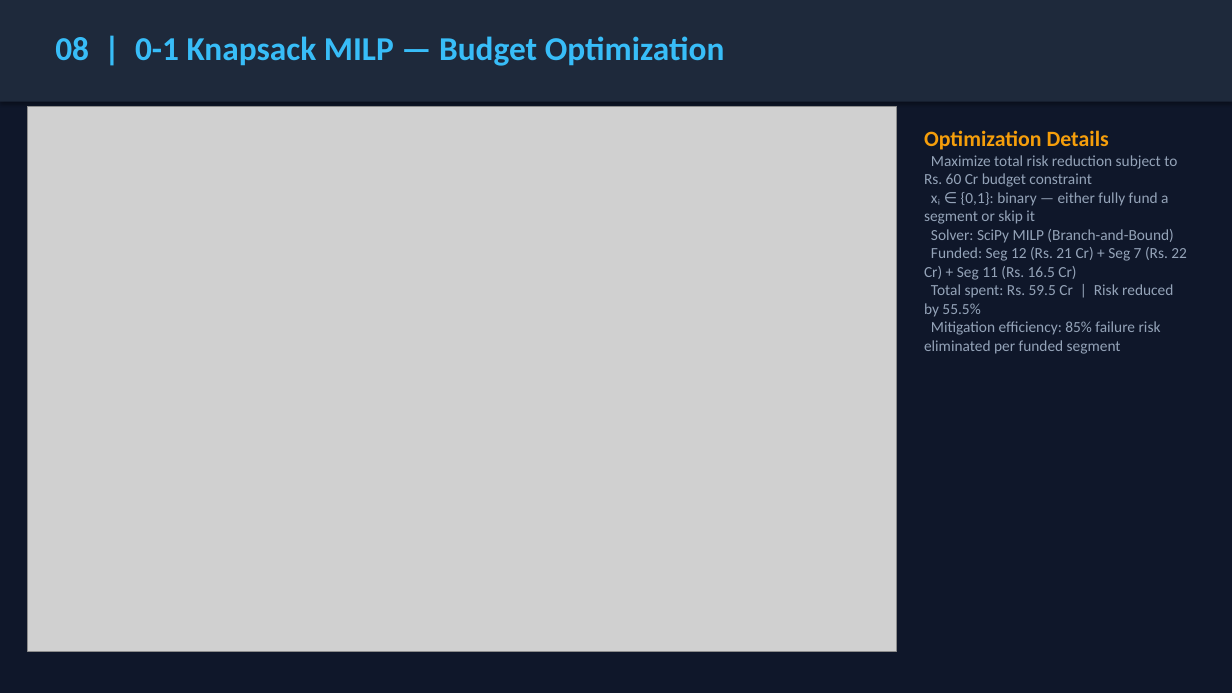
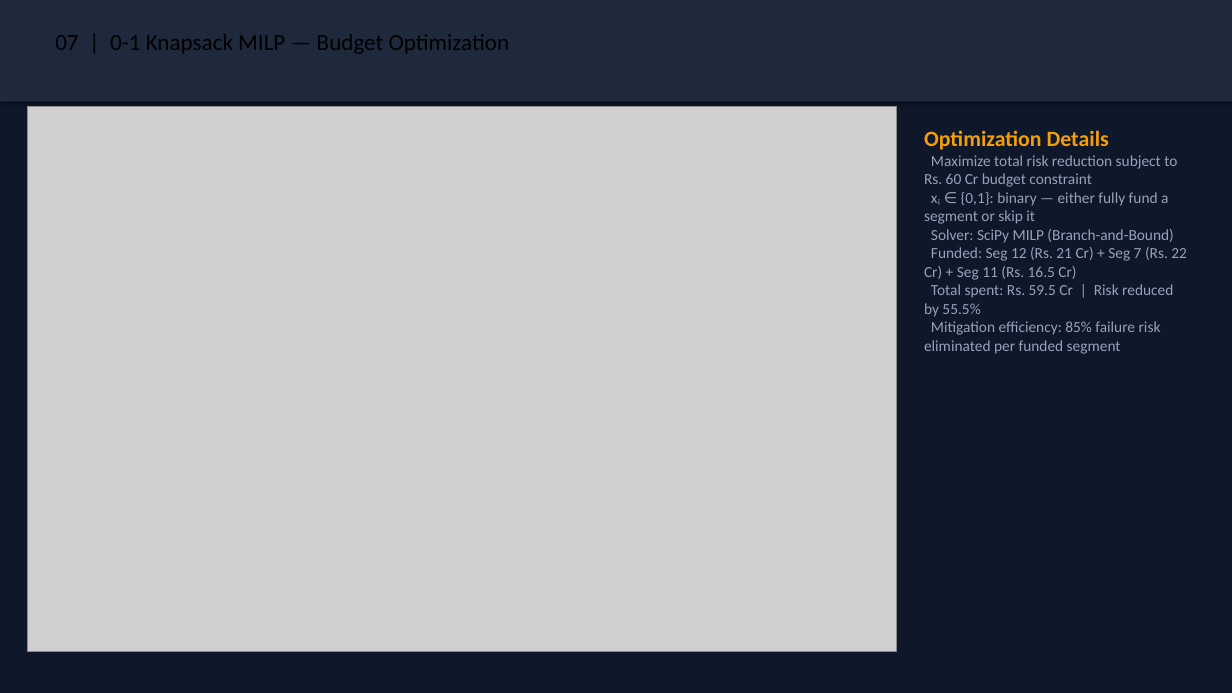
Before and after one commit to agra-ankit/OR, a slide deck: slide 8 of Highway_Risk_Assessment_OR_Project.pptx (slide 9 before the commit). Drawn at 1232x693 pixels with LibreOffice and Linux fonts; fonts in the diff are those of the drawing; grey boxes stand for pictures. Boxes give left, top, right and bottom in pixels: in the first picture for what was removed or moved away, otherwise in the second. Text is boxed around its words. In the diff, an @@ line names an element or a change of style, - is before the commit and + after.

```diff
--- a/Highway_Risk_Assessment_OR_Project.pptx
+++ b/Highway_Risk_Assessment_OR_Project.pptx
@@ text at box(55, 34, 510, 54): text changed; size 26 to 18 pt; text colour #38BDF8 to #000000; bold off @@
-08 | 0-1 Knapsack MILP — Budget Optimization
+07 | 0-1 Knapsack MILP — Budget Optimization
```
Also in this commit, not shown: 5 other slides changed, 1 slide removed, 4 other files.
